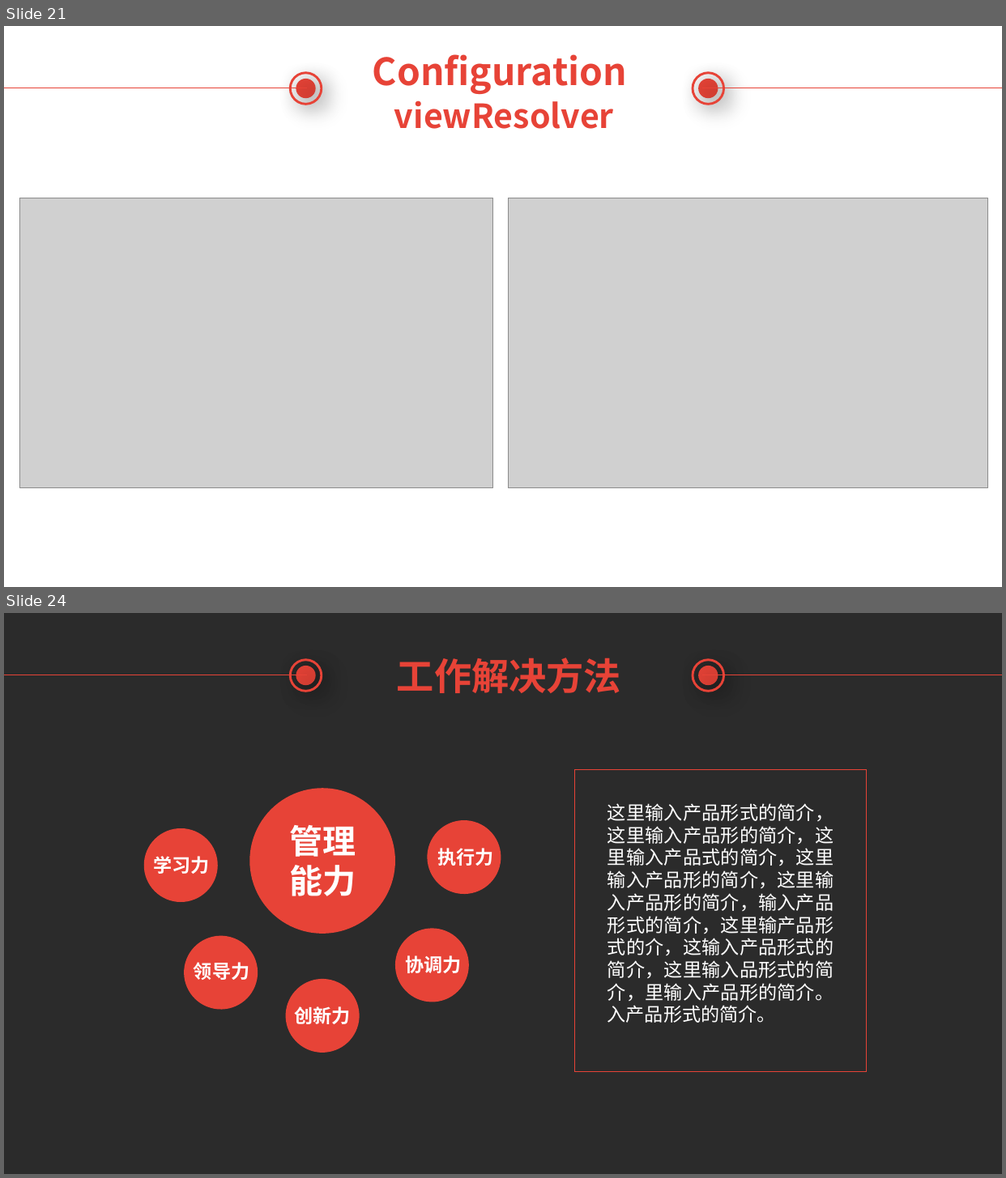
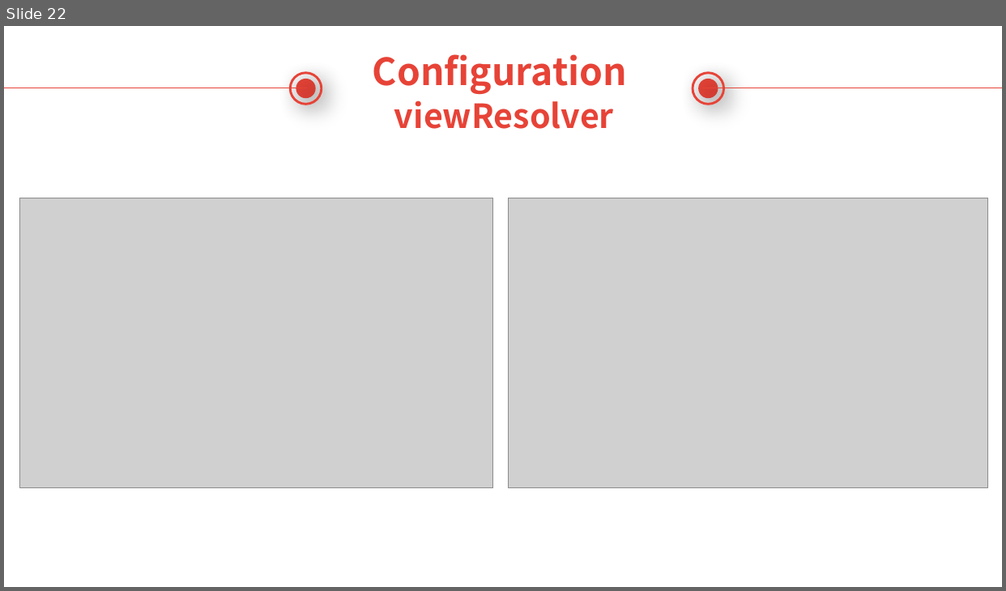
Before and after one commit to TsubasaEX/SampleSpringMVC, a slide deck: Introduction of Spring MVC.pptx. Shown one above the other, each under a label of ours: slides 21 and 24 before the commit, slide 22 after it; the slides between them are not shown. The pictures are 1006x1178 and 1006x591 pixels, drawn with LibreOffice and Linux fonts; fonts in the diff are those of the drawing; grey boxes stand for pictures; background and template pictures are left out; a plain dark background stands for a picture behind light text. Boxes give left, top, right and bottom in pixels: in the first picture for what was removed or moved away, otherwise in the second. Text is boxed around its words. In the diff, an @@ line names an element or a change of style, - is before the commit and + after.

```diff
--- a/Introduction of Spring MVC.pptx
+++ b/Introduction of Spring MVC.pptx
@@ slide 24 removed at (4,613,1002,1174), background picture (left out) @@
@@ ellipse removed at (290,660,322,692) @@
@@ text removed at (397,658,621,693) @@
-工作解决方法
@@ ellipse removed at (692,660,724,692) @@
@@ line removed from (4, 675) to (306, 675) @@
@@ ellipse removed at (297,667,315,684) @@
@@ ellipse removed at (700,667,717,684) @@
@@ line removed from (702, 675) to (1002, 675) @@
@@ rectangle removed at (575,770,867,1072) @@
@@ ellipse removed at (250,789,394,933) @@
@@ text removed at (607,803,833,1023) @@
-这里输入产品形式的简介，这里输入产品形的简介，这里输入产品式的简介，这里输入产品形的简介，这里输入产品形的简介，输入产品形式的简介，这里输产品形式的介，这输入产品形式的简介，这里输入品形式的简介，里输入产品形的简介。入产品形式的简介。
@@ freeform shape removed at (141,825,221,905) @@
@@ text removed at (290,825,356,897) @@
-管理能力
@@ freeform shape removed at (424,816,505,897) @@
@@ text removed at (438,848,494,866) @@
-执行力
@@ text removed at (153,856,209,874) @@
-学习力
@@ freeform shape removed at (393,925,473,1005) @@
@@ freeform shape removed at (181,933,262,1013) @@
@@ text removed at (194,962,249,980) @@
-领导力
@@ freeform shape removed at (283,976,363,1056) @@
@@ text removed at (405,956,461,973) @@
-协调力
@@ text removed at (295,1007,351,1024) @@
-创新力
@@ what was slide 21 is now slide 22 @@
```
Also in this commit, not shown: 1 slide changed, 3 slides added, 10 other slides removed, 4 other files.
